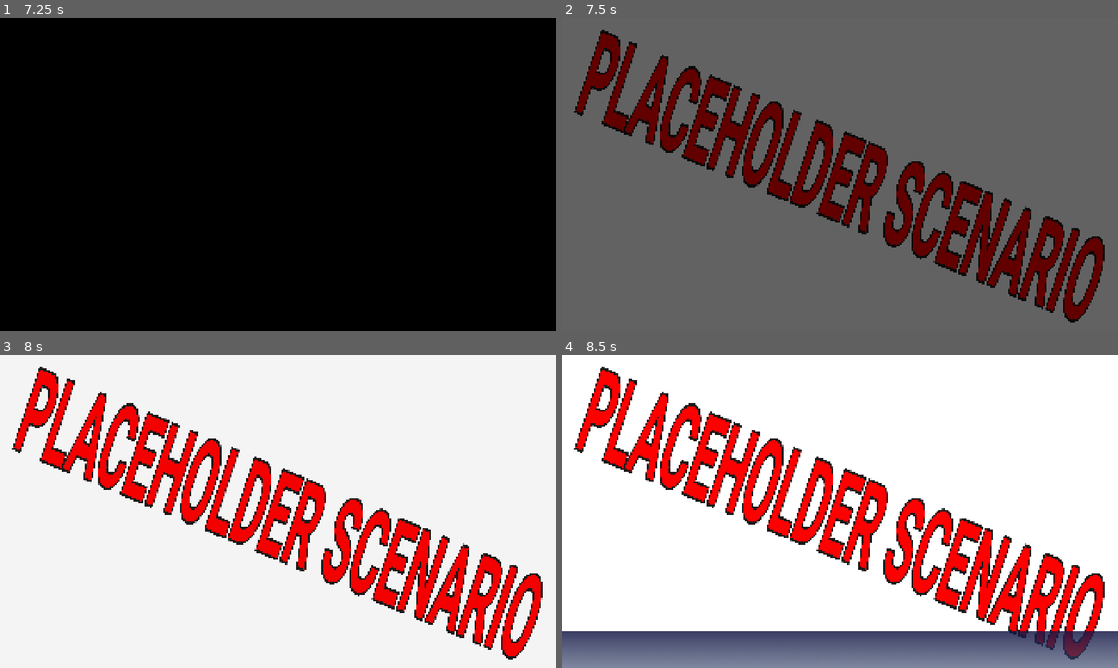
Above: before the commit, frames 1-4 (two rows, left to right).
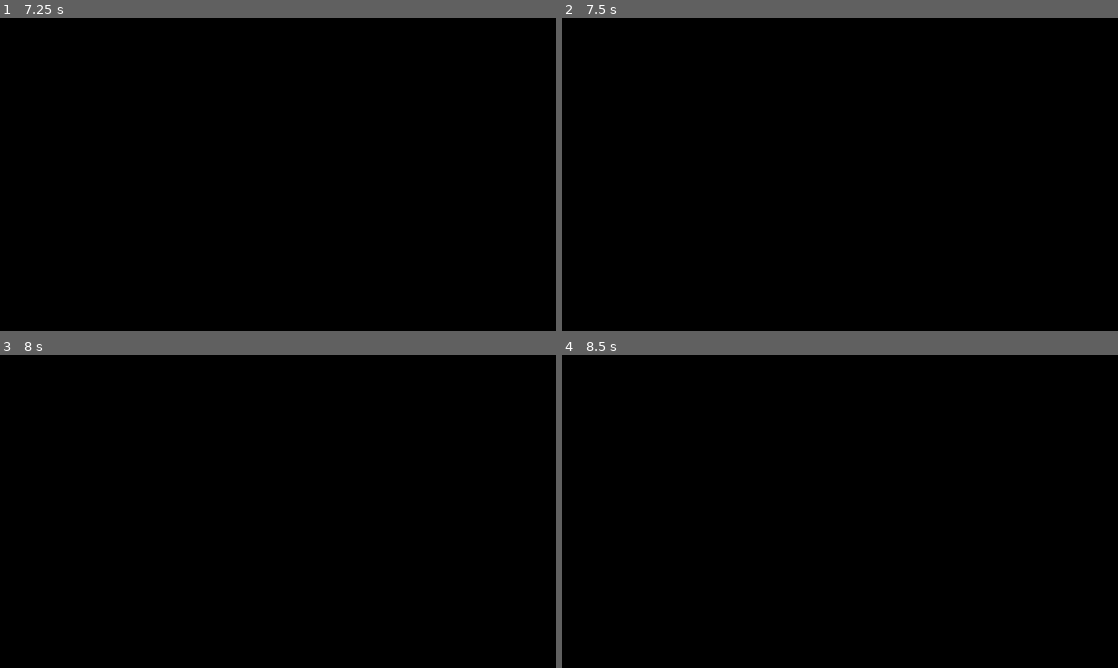
Above: after the commit, the same moments.

Repository: ricardobusta/globalgamejam2026
Game: Godot game, scene res://scenes/title.tscn
Two runs of this game, one before a commit and one after it. Both use one fixed random seed, a clock stepped at 60 frames per second and the inputs below.
Inputs (mouse positions are in pixels of both pictures, inside the frame that each line leads up to):
- Up to frame 1 (7.25 s): click "Play" at 0.5 s; tap Enter at 1.25, 4.25 s; move the mouse to (400, 158) at 1.27 s; click (400, 158) at 1.42 s; move the mouse to (166, 190) at 2.02 s; click (166, 190) at 2.17 s; tap Space at 2.75, 5.75 s; move the mouse to (333, 105) at 2.77 s; click (333, 105) at 2.92 s; move the mouse to (250, 237) at 3.52 s; click (250, 237) at 3.67 s; move the mouse to (444, 221) at 4.27 s; click (444, 221) at 4.42 s; move the mouse to (111, 127) at 5.02 s; click (111, 127) at 5.17 s; move the mouse to (305, 174) at 5.77 s; click (305, 174) at 5.92 s; move the mouse to (194, 96) at 6.52 s; click (194, 96) at 6.67 s
- Up to frame 2 (7.5 s): tap Enter at 7.25 s; move the mouse to (962, 158) at 7.27 s; click (962, 158) at 7.42 s
- Up to frame 3 (8 s): no input
- Up to frame 4 (8.5 s): move the mouse to (728, 527) at 8.02 s; click (728, 527) at 8.17 s

Frame 1 is identical in both runs. In frame 2, 96% of the frame differs, in the area x 0-100%, y 0-100%; in frame 3, 100%; in frame 4, 100%.
Error after the commit: Trying to assign value of type 'character_root.gd' to a variable of type 'location_root.gd'. (res://code/vn/gameplay_controller.gd:56)

Commit message:
Load and display characters

Diff:
--- /dev/null
+++ b/furto/assets/characters/placeholder/placeholder_character.tscn
@@ -0,0 +1,19 @@
+[gd_scene format=3 uid="uid://beciq5k5usibp"]
+
+[ext_resource type="Texture2D" uid="uid://b6oprij5heup1" path="res://assets/characters/placeholder/placeholder.png" id="1_8cryu"]
+[ext_resource type="Script" uid="uid://mbinehdpg87d" path="res://code/vn/character_root.gd" id="1_ughyw"]
+
+[node name="PlaceholderCharacter" type="Control" unique_id=321236823]
+layout_mode = 3
+anchors_preset = 0
+script = ExtResource("1_ughyw")
+char_name = "Placeholder"
+
+[node name="TextureRect" type="TextureRect" parent="." unique_id=439839108]
+layout_mode = 0
+offset_left = -308.0
+offset_top = -1019.0
+offset_right = 443.0
+offset_bottom = 13.0
+texture = ExtResource("1_8cryu")
+expand_mode = 3
--- /dev/null
+++ b/furto/code/vn/character_root.gd
@@ -0,0 +1,5 @@
+extends Control
+
+class_name CharacterRoot
+
+@export var char_name: String
--- a/furto/code/vn/gameplay_controller.gd
+++ b/furto/code/vn/gameplay_controller.gd
@@ -4,8 +4,10 @@
 @onready var vn_text_label : RichTextLabel = $VNCanvas/Root/TextPanel/TextLabel
 @onready var vn_fade_panel : ColorRect = $VNCanvas/Root/FadePanel
 @onready var location_canvas : CanvasLayer = $LocationCanvas
+@onready var character_canvas: CanvasLayer = $CharacterCanvas
 
-@export var location_packed : PackedScene = preload("res://assets/locations/placeholder/placeholder_location.tscn")
+@export var placeholder_location: String = "res://assets/locations/placeholder/placeholder_location.tscn"
+@export var placeholder_character: String = "res://assets/characters/placeholder/placeholder_character.tscn"
 
 var location_node: LocationRoot
 const vn_text_panel_on_y: int = 780
@@ -14,14 +16,29 @@
 const vn_text_animate_text_duration: float = 1.5
 
 func _ready() -> void:
-	await async_set_location("res://assets/locations/placeholder/placeholder_location.tscn", 0.0)
+	var char1:= await async_load_character(placeholder_character)
+	var char2:= await async_load_character(placeholder_character)
+
+	await async_set_location(placeholder_location, 0.0)
 	vn_text_panel.visible = false
 	vn_fade_panel.visible = false
 	await async_show_text("Lorem ipsum")
 	await async_show_text("Testing something")
-	await async_set_location("res://assets/locations/placeholder/placeholder_location.tscn", 1.0)
+	await async_set_location(placeholder_character, 1.0)
 	await async_show_text("a")
 	await async_show_text("b")
+
+func async_load_character(res: String) -> CharacterRoot:
+	var packed_character := load(res)
+	var char: CharacterRoot = packed_character.instantiate()
+	char.name = char.char_name
+	character_canvas.add_child(char)
+	char.visible = false
+	return char
+
+func unload_all_characters():
+	for child in character_canvas.get_children():
+		child.queue_free()
 
 func async_set_location(res: String, fade_duration: float) -> void:
 	if fade_duration > 0 and location_node:
--- a/furto/scenes/gameplay.tscn
+++ b/furto/scenes/gameplay.tscn
@@ -62,5 +62,6 @@
 color = Color(0, 0, 0, 1)
 
 [node name="CharacterCanvas" type="CanvasLayer" parent="." unique_id=715864190]
+layer = 2
 
 [node name="LocationCanvas" type="CanvasLayer" parent="." unique_id=1095764844]
Not shown, added: furto/code/vn/character_root.gd.uid
